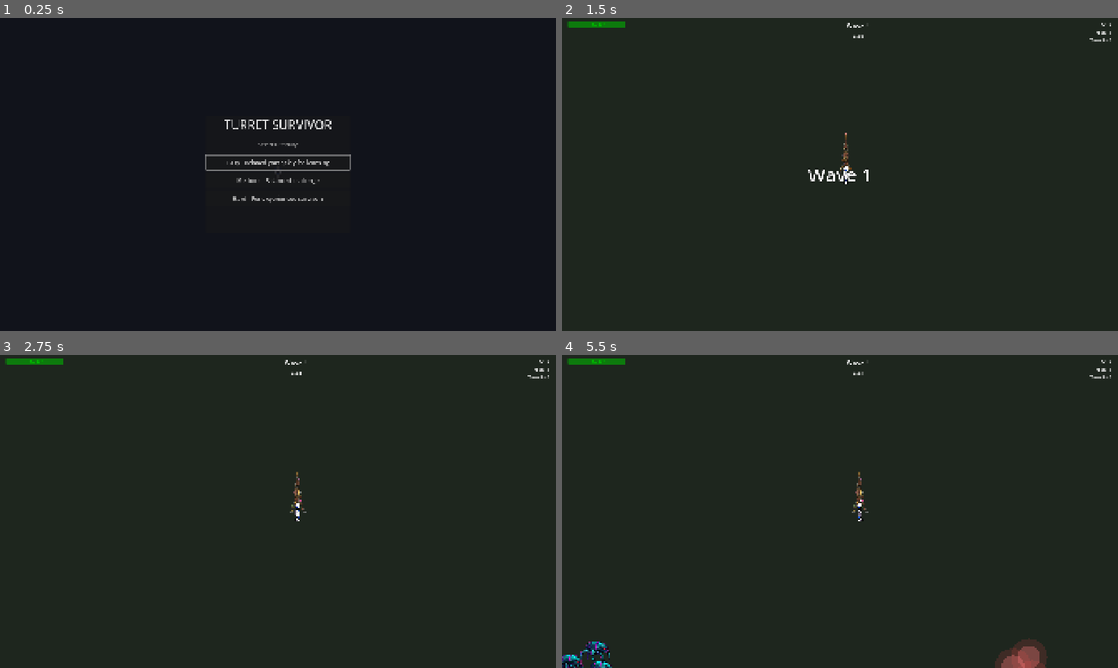
Above: before the commit, frames 1-4 (two rows, left to right).
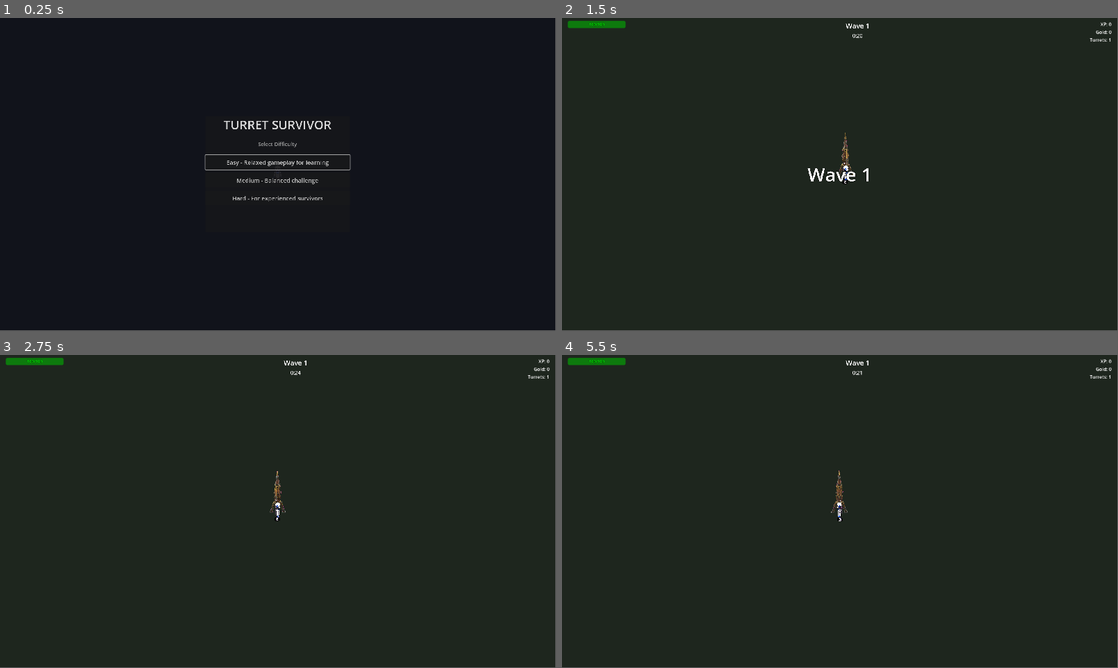
Above: after the commit, the same moments.

Repository: arebolledo2/turret-game
Game: Godot game, scene res://scenes/main.tscn
Same seed, same stepped clock (60 frames per second), same inputs: the game is played once before the commit and once after it.
Inputs (mouse positions are in pixels of both pictures, inside the frame that each line leads up to):
- Up to frame 1 (0.25 s): no input
- Up to frame 2 (1.5 s): click "Easy - Relaxed gameplay for l…" at 0.5 s; tap Enter at 1.25 s; move the mouse to (962, 158) at 1.27 s; hold D (move_right) from 1.28 s (still down); tap F (pickup_turret) at 1.35 s; click (962, 158) at 1.42 s
- Up to frame 3 (2.75 s): release D (move_right) at 2 s; drag from (166, 527) to (300, 511) at 2.02 s
- Up to frame 4 (5.5 s): move the mouse to (895, 442) at 2.77 s; hold D (move_right) 2.78-3.5 s; hold Shift 2.78-3.5 s; drag from (812, 574) to (901, 511) at 3.52 s; move the mouse to (1006, 558) at 4.27 s; hold A (move_left) 4.28-5 s; tap Ctrl at 4.35 s; drag from (673, 464) to (862, 511) at 5.02 s
In our replay, the window is 800x450 before the commit and 799x449 after it. These sizes can differ from the game's own. Grey fills any space a smaller window leaves; there, only what the larger window draws over its background counts as a difference.

The runs differ from the first frame. In frame 1, 1.1% of the frame differs, in the area x 36-64%, y 32-60%; in frame 2, 0.4%; in frame 3, 0.5%; in frame 4, 1.5%, in the area x 0-99%, y 0-100%.

Commit message:
Begin refactoring viewport

Diff:
--- a/project.godot
+++ b/project.godot
@@ -29,7 +29,8 @@
 
 window/size/viewport_width=1920
 window/size/viewport_height=1080
-window/stretch/mode="canvas_items"
+window/stretch/mode="disabled"
+window/stretch/aspect="ignore"
 
 [editor_plugins]
 
--- a/scripts/arena_setup.gd
+++ b/scripts/arena_setup.gd
@@ -7,11 +7,22 @@
 @onready var boundary: ColorRect = $Boundary
 
 func _ready() -> void:
+	get_viewport().size_changed.connect(_on_viewport_size_changed)
+	update_globals_from_viewport()
 	setup_arena()
 
+func _on_viewport_size_changed() -> void:
+	update_globals_from_viewport()
+	setup_arena()
+
+func update_globals_from_viewport() -> void:
+	var viewport_size: Vector2i = DisplayServer.window_get_size()
+	Globals.ARENA_WIDTH = viewport_size.x
+	Globals.ARENA_HEIGHT = viewport_size.y
+
 func setup_arena() -> void:
-	var half_width := Globals.ARENA_WIDTH / 2.0
-	var half_height := Globals.ARENA_HEIGHT / 2.0
+	var half_width := float(Globals.ARENA_WIDTH) / 2.0
+	var half_height := float(Globals.ARENA_HEIGHT) / 2.0
 	var border_thickness := 10.0
 
 	# Setup ground (playable area)
--- a/scripts/autoload/globals.gd
+++ b/scripts/autoload/globals.gd
@@ -522,8 +522,8 @@
 # =============================================================================
 # GAME CONSTANTS
 # =============================================================================
-const ARENA_WIDTH: int = 1400
-const ARENA_HEIGHT: int = 900
+var ARENA_WIDTH: int = 1400
+var ARENA_HEIGHT: int = 900
 const MAX_WAVES: int = 10
 
 const PLAYER_BASE_MAX_HEALTH: float = 100.0
--- a/scripts/camera_setup.gd
+++ b/scripts/camera_setup.gd
@@ -11,6 +11,7 @@
 var target_zoom: float = 1.0
 
 func _ready() -> void:
+	get_viewport().size_changed.connect(setup_camera_limits)
 	setup_camera_limits()
 	target_zoom = zoom.x
 
